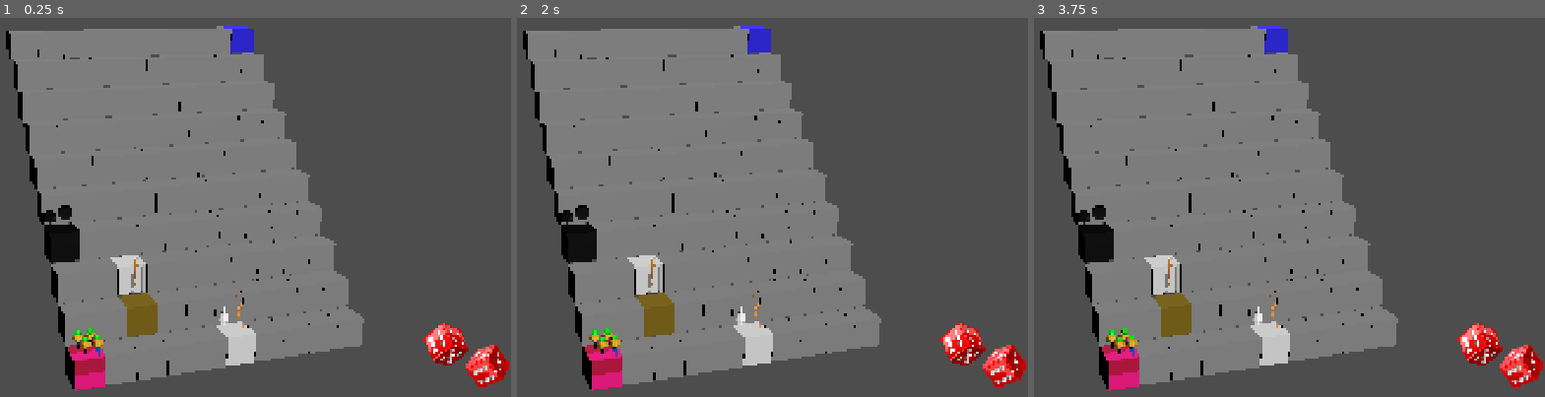
Above: before the commit, frames 1-3 (left to right).
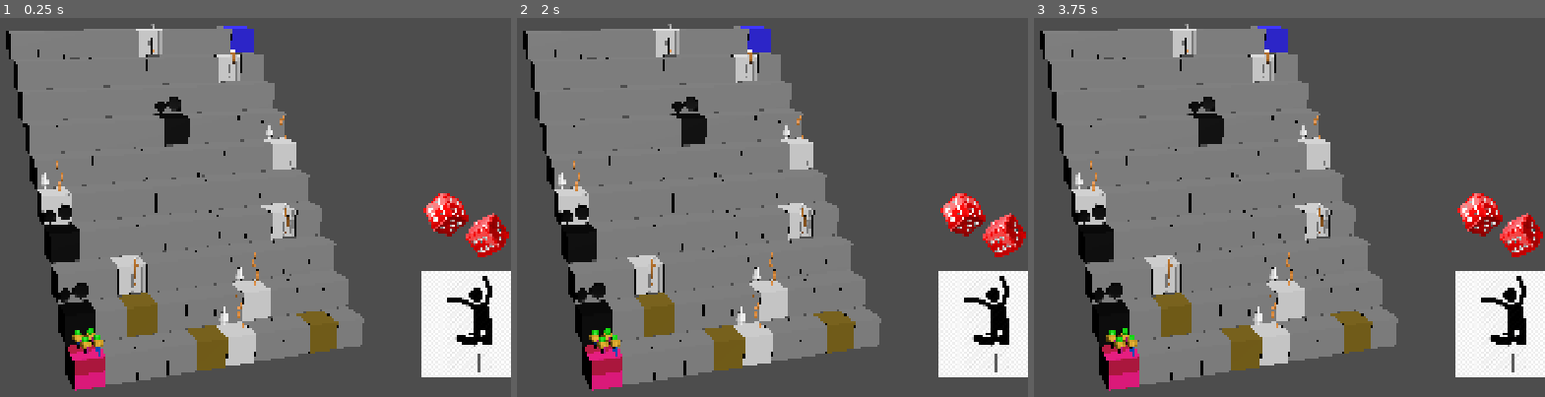
Above: after the commit, the same moments.

Repository: schwarzova/game-jam-2025
Game: Godot game, scene res://scenes/game.tscn
Same seed, same stepped clock (60 frames per second), same inputs: the game is played once before the commit and once after it.
Inputs:
- Up to frame 1 (0.25 s): no input
- Up to frame 2 (2 s): tap Enter at 0.5 s
- Up to frame 3 (3.75 s): tap Space at 2 s; tap Enter at 3.5 s

The runs differ from the first frame. In frame 1, 11% of the frame differs, in the area x 7-100%, y 1-98%; in frame 2, 11%; in frame 3, 11%.

Commit message:
Tunnels working

Diff:
--- a/scenes/game.gd
+++ b/scenes/game.gd
@@ -20,6 +20,12 @@
 @onready var btn_dice = $CanvasLayer/HUD/BottomRightActions/BtnDice
 @onready var btn_courage = $CanvasLayer/HUD/BottomRightActions/BtnCourage
 @onready var btn_drop = $CanvasLayer/HUD/BottomRightActions/BtnDrop
+@onready var tunnel_panel = $CanvasLayer/HUD/TunnelChoice
+@onready var btn_tunnel_left = $CanvasLayer/HUD/TunnelChoice/LeftTunnel
+@onready var btn_tunnel_right = $CanvasLayer/HUD/TunnelChoice/RightTunnel
+
+var _tunnel_choice: int = -1  # -1 = no, 0 = left, 1 = right
+var tunnel_left_is_good: Dictionary = {}
 
 func _ready() -> void:
 	_build_board()
@@ -60,11 +66,14 @@
 			index += 1
 
 func _setup_special_tiles():
-	# Příklad: žebřík z 5 na 22
 	_make_ladder(5, 22)
-
-	# Příklad: tunel z 30 na 12
+	_make_ladder(16, 38)
+	_make_ladder(40, 88)
+	_make_ladder(59, 95)
+
 	_make_tunnel(30, 12)
+	_make_tunnel(65, 8)
+	_make_tunnel(10, 4)
 
 func _replace_tile(index: int, scene: PackedScene) -> Node3D:
 	var old_tile = tiles[index]
@@ -95,10 +104,14 @@
 	var end_tile = _replace_tile(good_index, tile_tunnel_end_scene)
 	end_tile.kind = end_tile.TileKind.TUNNEL_END
 
+	tunnel_left_is_good[start_index] = randf() < 0.5
+
 func _setup_ui_signals():
 	btn_dice.pressed.connect(_on_dice_pressed)
 	btn_courage.pressed.connect(_on_courage_pressed)
 	btn_drop.pressed.connect(_on_drop_pressed)
+	btn_tunnel_left.pressed.connect(_on_tunnel_left_pressed)
+	btn_tunnel_right.pressed.connect(_on_tunnel_right_pressed)
 
 func _spawn_players(num_humans: int, num_enemies: int):
 	players.clear()
@@ -194,13 +207,55 @@
 		Tile.TileKind.LADDER_START:
 			await _handle_ladder(player, tile)
 
-		#Tile.TileKind.TUNNEL_START:
-			#await _handle_tunnel(player, tile)
+		Tile.TileKind.TUNNEL_START:
+			await  _handle_tunnel(player, tile)
 
 		_:
 			# nic speciálního
 			pass
 
+func _on_tunnel_left_pressed():
+	_tunnel_choice = 0
+
+func _on_tunnel_right_pressed():
+	_tunnel_choice = 1
+
+func _wait_for_tunnel_choice() -> int:
+	_tunnel_choice = -1
+	tunnel_panel.visible = true
+
+	# čekáme, dokud hráč neklikne levý/pravý
+	while _tunnel_choice == -1:
+		await get_tree().process_frame
+
+	tunnel_panel.visible = false
+	return _tunnel_choice
+
+func _handle_tunnel(player, tile: Tile) -> void:
+	if tile.jump_target_index_1 < 0 or tile.jump_target_index_2 < 0:
+		push_warning("Tunnel start tile %d nemá oba targety nastavené" % tile.index)
+		return
+
+	print("Hráč", player.player_index, "stojí na tunelu", tile.index, "– čekám na volbu", tunnel_left_is_good.get(tile.index, true))
+
+	var choice := await _wait_for_tunnel_choice()
+	var target_index: int
+	var left_is_good: bool = tunnel_left_is_good.get(tile.index, true)
+
+	if choice == 0:
+		target_index = tile.jump_target_index_1 if left_is_good else tile.jump_target_index_2
+	else:
+		target_index = tile.jump_target_index_2 if left_is_good else tile.jump_target_index_1
+
+	if target_index < 0 or target_index >= tiles.size():
+		push_warning("Tunnel target index %d je mimo rozsah" % target_index)
+		return
+
+	print("Tunel vede na index", target_index)
+
+	await player.move_to_index(target_index)
+	player.current_tile_index = target_index
+
 func _handle_ladder(player, tile: Tile) -> void:
 	if tile.jump_target_index_1 < 0:
 		push_warning("Ladder start tile %d nemá nastavený jump_target_index_1" % tile.index)
@@ -211,9 +266,6 @@
 		push_warning("Ladder target index %d je mimo rozsah" % target_index)
 		return
 
-	var target_tile := tiles[target_index]
-	print("Ladder z", tile.index, "na", target_index)
-
 	await player.move_to_index(target_index)
 	player.current_tile_index = target_index
 
--- a/scenes/game.tscn
+++ b/scenes/game.tscn
@@ -10,6 +10,9 @@
 [ext_resource type="PackedScene" uid="uid://5uqeu87tsrs5" path="res://scenes/tiles/tile_tunnel_end.tscn" id="8_ir15t"]
 [ext_resource type="PackedScene" uid="uid://cytuh00kg0t2" path="res://scenes/player/player.tscn" id="9_0tnpc"]
 [ext_resource type="Texture2D" uid="uid://cgj7xkljda850" path="res://assets/test/red-dice-png-3.png" id="10_kvpfn"]
+[ext_resource type="Texture2D" uid="uid://h4svmfnhady" path="res://assets/test/left.png" id="11_dinhu"]
+[ext_resource type="Texture2D" uid="uid://iky115thm77f" path="res://assets/test/drop.png" id="11_kvuet"]
+[ext_resource type="Texture2D" uid="uid://bi2bwclowy147" path="res://assets/test/right.jpg" id="12_kvuet"]
 
 [sub_resource type="CanvasItemMaterial" id="CanvasItemMaterial_vtaks"]
 
@@ -81,6 +84,30 @@
 
 [node name="BtnDrop" type="TextureButton" parent="CanvasLayer/HUD/BottomRightActions"]
 layout_mode = 2
+texture_normal = ExtResource("11_kvuet")
+
+[node name="TunnelChoice" type="HBoxContainer" parent="CanvasLayer/HUD"]
+visible = false
+layout_mode = 1
+anchors_preset = 8
+anchor_left = 0.5
+anchor_top = 0.5
+anchor_right = 0.5
+anchor_bottom = 0.5
+offset_left = -438.0
+offset_top = -256.0
+offset_right = 438.0
+offset_bottom = 256.0
+grow_horizontal = 2
+grow_vertical = 2
+
+[node name="LeftTunnel" type="TextureButton" parent="CanvasLayer/HUD/TunnelChoice"]
+layout_mode = 2
+texture_normal = ExtResource("11_dinhu")
+
+[node name="RightTunnel" type="TextureButton" parent="CanvasLayer/HUD/TunnelChoice"]
+layout_mode = 2
+texture_normal = ExtResource("12_kvuet")
 
 [node name="Start" type="Node3D" parent="."]
 transform = Transform3D(1, 0, 0, 0, 0.99939084, -0.034899496, 0, 0.034899496, 0.99939084, 0, 0, 0)
Binary file added: assets/test/drop.png
Not shown, added: assets/test/drop.png.import
Binary file added: assets/test/left.png
Not shown, added: assets/test/left.png.import
Binary file added: assets/test/right.jpg
Not shown, added: assets/test/right.jpg.import
Not shown: 1 places in scenes/game.tscn that only renumber resources
